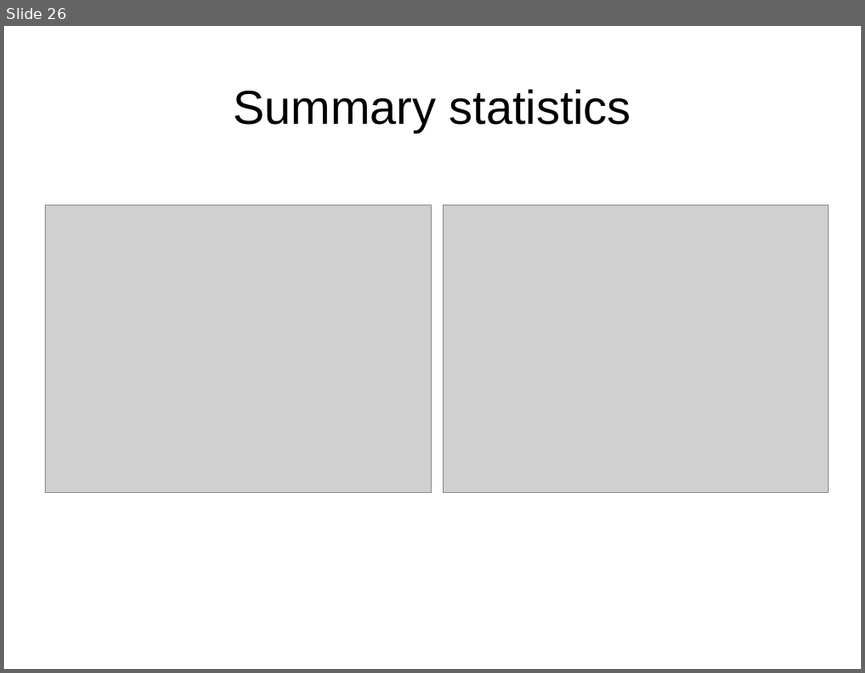
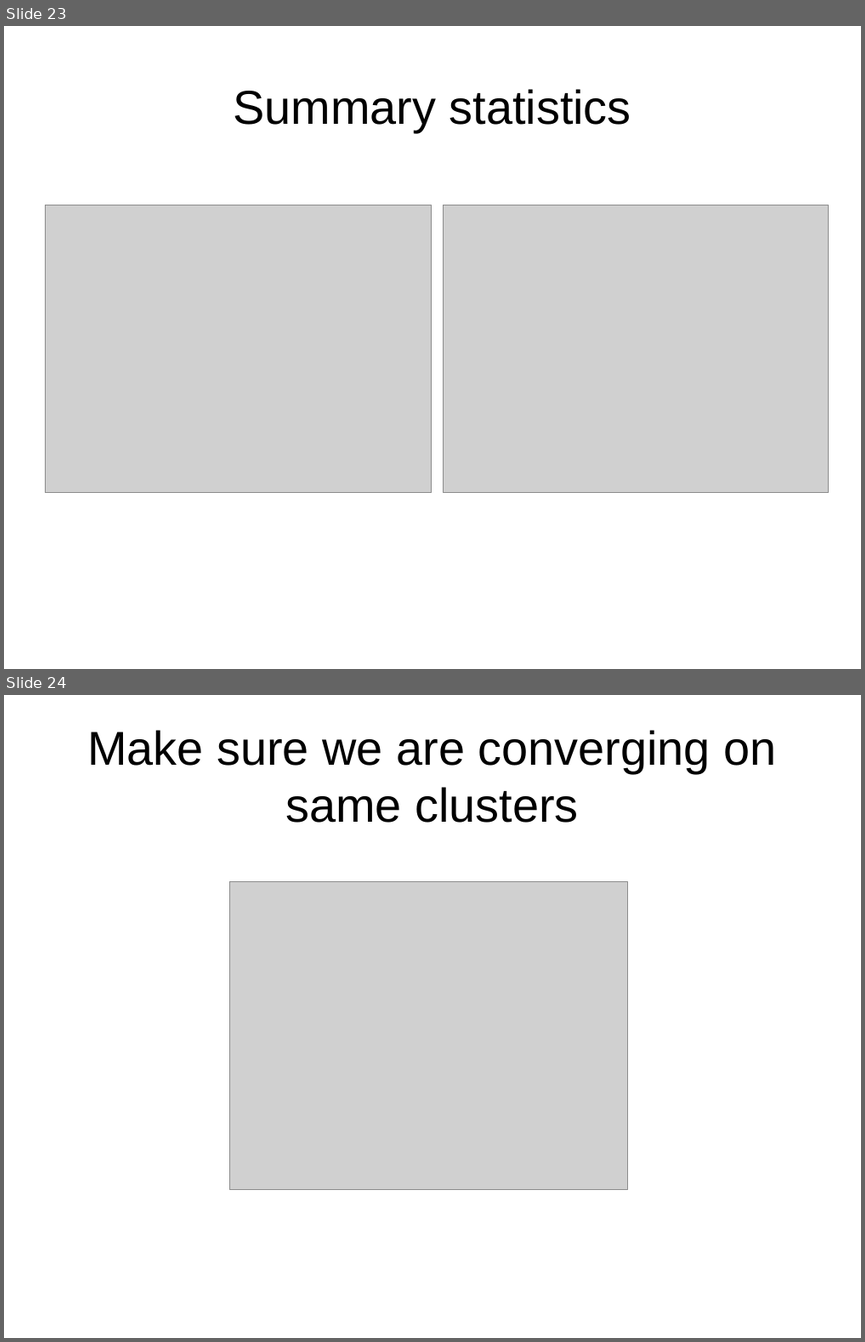
Before and after one commit to mfromano/micro-control, a slide deck: Schematics/figures_for_presentation_friday.odp. Shown one above the other, each under a label of ours: slide 26 before the commit, slides 23 and 24 after it. The pictures are 865x673 and 865x1342 pixels, drawn with LibreOffice and Linux fonts; fonts in the diff are those of the drawing; grey boxes stand for pictures. Boxes give left, top, right and bottom in pixels: in the first picture for what was removed or moved away, otherwise in the second. Text is boxed around its words. In the diff, an @@ line names an element or a change of style, - is before the commit and + after.

```diff
--- a/Schematics/figures_for_presentation_friday.odp
+++ b/Schematics/figures_for_presentation_friday.odp
@@ slide 24 added at [4, 695, 861, 1338], background #FFFFFF @@
@@ title added at [87, 730, 776, 823], 44 pt, text #000000 @@
+Make sure we are converging on same clusters
@@ picture added at [229, 882, 628, 1190] @@
@@ what was slide 26 is now slide 23 @@
```
Also in this commit, not shown: 3 slides changed, 4 other slides added, 6 slides removed, 10 other files.
